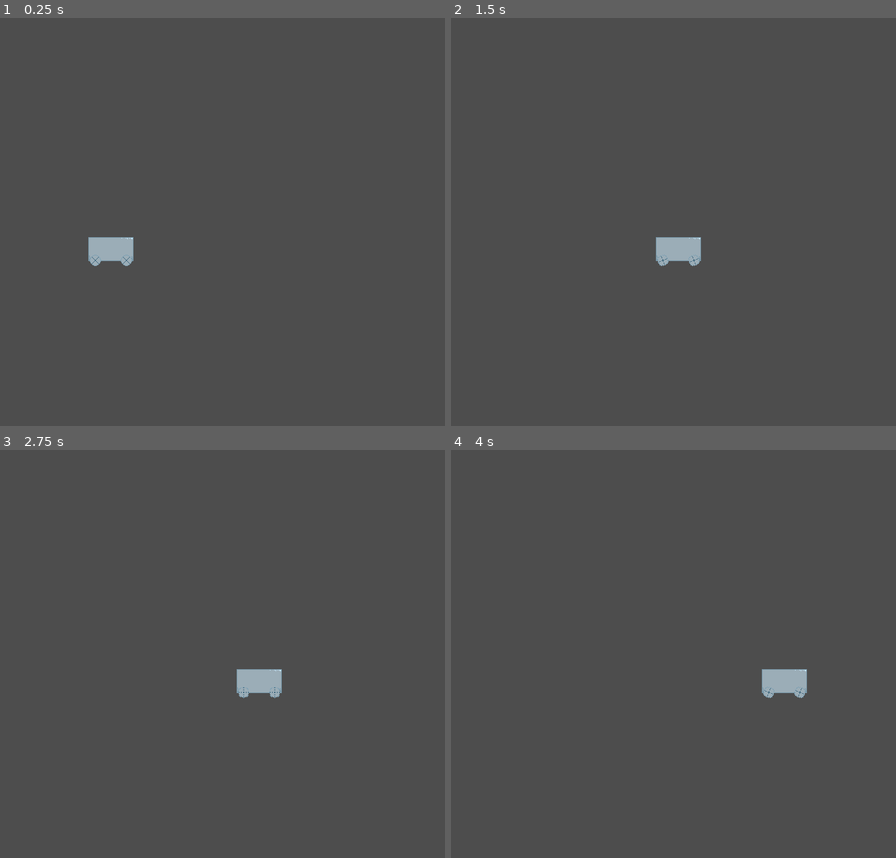
Above: before the commit, frames 1-4 (two rows, left to right).
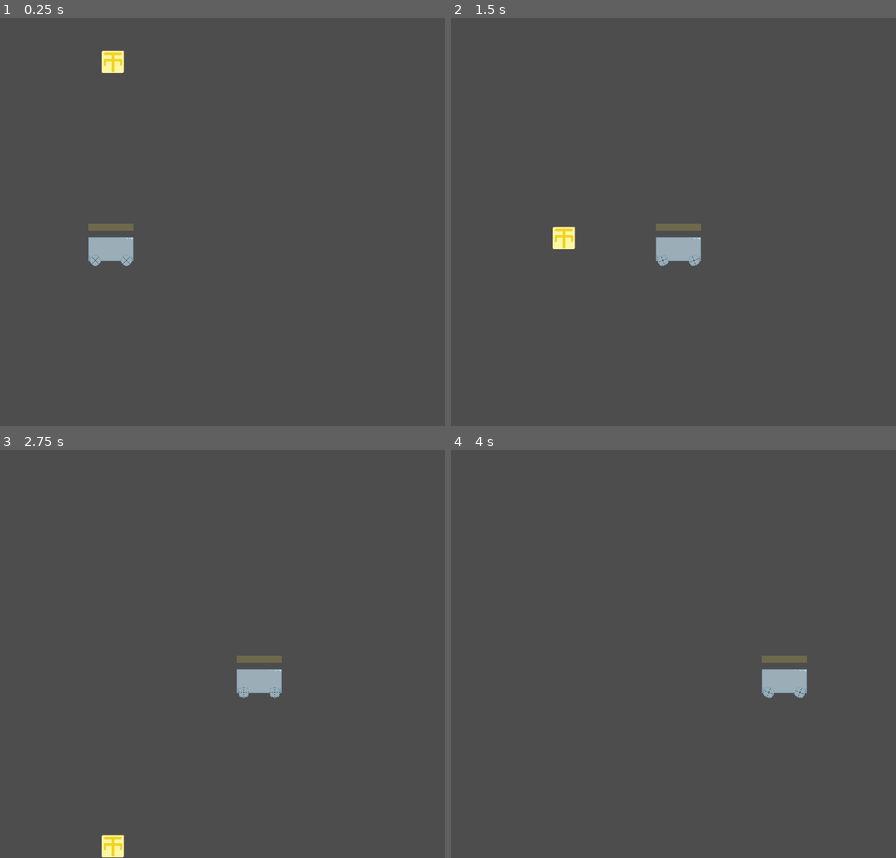
Above: after the commit, the same moments.

Repository: chuyanglocw/CoinCoin
Game: Godot game, scene res://scenes/game.tscn
Same seed, same stepped clock (60 frames per second), same inputs: the game is played once before the commit and once after it.
Inputs:
- Up to frame 1 (0.25 s): no input
- Up to frame 2 (1.5 s): hold Right (ui_right) 0.53-1.28 s; hold Left (ui_left) from 1.28 s (still down)
- Up to frame 3 (2.75 s): release Left (ui_left) at 2.03 s; hold Right (ui_right) from 2.03 s (still down)
- Up to frame 4 (4 s): release Right (ui_right) at 3.53 s; hold Left (ui_left) from 3.53 s (still down)

The runs differ from the first frame. In frame 1, 0.5% of the frame differs, in the area x 19-30%, y 7-53%; in frame 2, 0.5%; in frame 3, 0.5%; in frame 4, 0.2%.

Commit message:
添加各类小物品

Diff:
--- /dev/null
+++ b/scenes/coin.tscn
@@ -0,0 +1,11 @@
+[gd_scene load_steps=3 format=3 uid="uid://cm2uilwvrii5n"]
+
+[ext_resource type="PackedScene" uid="uid://c4qokqlwsu14u" path="res://scenes/items.tscn" id="1_k1l4p"]
+[ext_resource type="Texture2D" uid="uid://diixklgm1m1jo" path="res://sprites/coin.png" id="3_rpdig"]
+
+[node name="Coin" instance=ExtResource("1_k1l4p")]
+scale = Vector2(0.5, 0.5)
+type = "coin"
+
+[node name="Coin" type="Sprite2D" parent="." index="0"]
+texture = ExtResource("3_rpdig")
--- /dev/null
+++ b/scenes/collection.tscn
@@ -0,0 +1,11 @@
+[gd_scene load_steps=3 format=3 uid="uid://oolnqc4httk"]
+
+[ext_resource type="PackedScene" uid="uid://c4qokqlwsu14u" path="res://scenes/items.tscn" id="1_hwys0"]
+[ext_resource type="Texture2D" uid="uid://xvb136mcg314" path="res://sprites/collection.png" id="2_jjta5"]
+
+[node name="Collection" instance=ExtResource("1_hwys0")]
+scale = Vector2(0.5, 0.5)
+type = "collection"
+
+[node name="Collection" type="Sprite2D" parent="." index="0"]
+texture = ExtResource("2_jjta5")
--- a/scenes/game.tscn
+++ b/scenes/game.tscn
@@ -1,8 +1,15 @@
-[gd_scene load_steps=2 format=3 uid="uid://cjiqmfw7vwagi"]
+[gd_scene load_steps=4 format=3 uid="uid://cjiqmfw7vwagi"]
 
 [ext_resource type="PackedScene" uid="uid://cs08oidcho0kl" path="res://scenes/minecart.tscn" id="1_0h72t"]
+[ext_resource type="PackedScene" uid="uid://bowt54kqoybrj" path="res://scenes/protection.tscn" id="2_brubv"]
+[ext_resource type="PackedScene" uid="uid://cm2uilwvrii5n" path="res://scenes/coin.tscn" id="2_yhan0"]
 
 [node name="Game" type="Node2D"]
 
 [node name="Minecart" parent="." instance=ExtResource("1_0h72t")]
 position = Vector2(157, 345)
+
+[node name="Protection" parent="Minecart" instance=ExtResource("2_brubv")]
+
+[node name="Coin" parent="." instance=ExtResource("2_yhan0")]
+position = Vector2(160, 33)
--- /dev/null
+++ b/scenes/items.tscn
@@ -0,0 +1,15 @@
+[gd_scene load_steps=3 format=3 uid="uid://c4qokqlwsu14u"]
+
+[ext_resource type="Script" path="res://scripts/item.gd" id="1_t1k1v"]
+
+[sub_resource type="RectangleShape2D" id="RectangleShape2D_dx1h3"]
+size = Vector2(64, 64)
+
+[node name="Items" type="Area2D"]
+script = ExtResource("1_t1k1v")
+
+[node name="CollisionShape2D" type="CollisionShape2D" parent="."]
+shape = SubResource("RectangleShape2D_dx1h3")
+
+[connection signal="area_entered" from="." to="." method="_on_area_entered"]
+[connection signal="body_entered" from="." to="." method="_on_body_entered"]
--- /dev/null
+++ b/scenes/protection.tscn
@@ -0,0 +1,14 @@
+[gd_scene load_steps=3 format=3 uid="uid://bowt54kqoybrj"]
+
+[ext_resource type="PackedScene" uid="uid://c4qokqlwsu14u" path="res://scenes/items.tscn" id="1_t4hdq"]
+[ext_resource type="Texture2D" uid="uid://bgmarpwilryvr" path="res://sprites/protection.png" id="2_c3dhw"]
+
+[node name="Protection" instance=ExtResource("1_t4hdq")]
+falling_speed = 0
+type = "protection"
+can_be_collised_by_minecart = false
+
+[node name="Protection" type="Sprite2D" parent="." index="1"]
+position = Vector2(0, -27)
+scale = Vector2(1, 0.164063)
+texture = ExtResource("2_c3dhw")
--- /dev/null
+++ b/scenes/thum_up.tscn
@@ -0,0 +1,11 @@
+[gd_scene load_steps=3 format=3 uid="uid://i8l6vgu3f1tv"]
+
+[ext_resource type="PackedScene" uid="uid://c4qokqlwsu14u" path="res://scenes/items.tscn" id="1_5ymgk"]
+[ext_resource type="Texture2D" uid="uid://cgi511wctoii1" path="res://sprites/thumb_up.png" id="2_wbdqi"]
+
+[node name="ThumUp" instance=ExtResource("1_5ymgk")]
+scale = Vector2(0.5, 0.5)
+type = "thump_down"
+
+[node name="ThumbUp" type="Sprite2D" parent="." index="0"]
+texture = ExtResource("2_wbdqi")
--- /dev/null
+++ b/scenes/thump_down.tscn
@@ -0,0 +1,11 @@
+[gd_scene load_steps=3 format=3 uid="uid://dlm7yw0fcafsb"]
+
+[ext_resource type="PackedScene" uid="uid://c4qokqlwsu14u" path="res://scenes/items.tscn" id="1_7wvag"]
+[ext_resource type="Texture2D" uid="uid://beryfnsopettp" path="res://sprites/thumb_down.png" id="2_t3wtt"]
+
+[node name="ThumpDown" instance=ExtResource("1_7wvag")]
+scale = Vector2(0.5, 0.5)
+type = "thump_up"
+
+[node name="ThumbDown" type="Sprite2D" parent="." index="0"]
+texture = ExtResource("2_t3wtt")
--- /dev/null
+++ b/scripts/item.gd
@@ -0,0 +1,25 @@
+extends Area2D
+class_name Item
+
+signal collised
+signal freed
+
+@export var falling_speed = 200;
+@export var type: String = ""
+@export var can_be_collised_by_minecart = true
+
+func _physics_process(delta: float) -> void:
+	position.y += falling_speed * delta
+
+func _on_body_entered(body: Node2D) -> void:
+	if can_be_collised_by_minecart:
+		collised.emit()
+		to_free()
+
+func _on_area_entered(area: Area2D) -> void:
+	if area.type == "protection":
+		to_free()
+
+func to_free():
+	freed.emit()
+	queue_free()
Binary file added: sprites/coin.png
Not shown, added: sprites/coin.png.import
